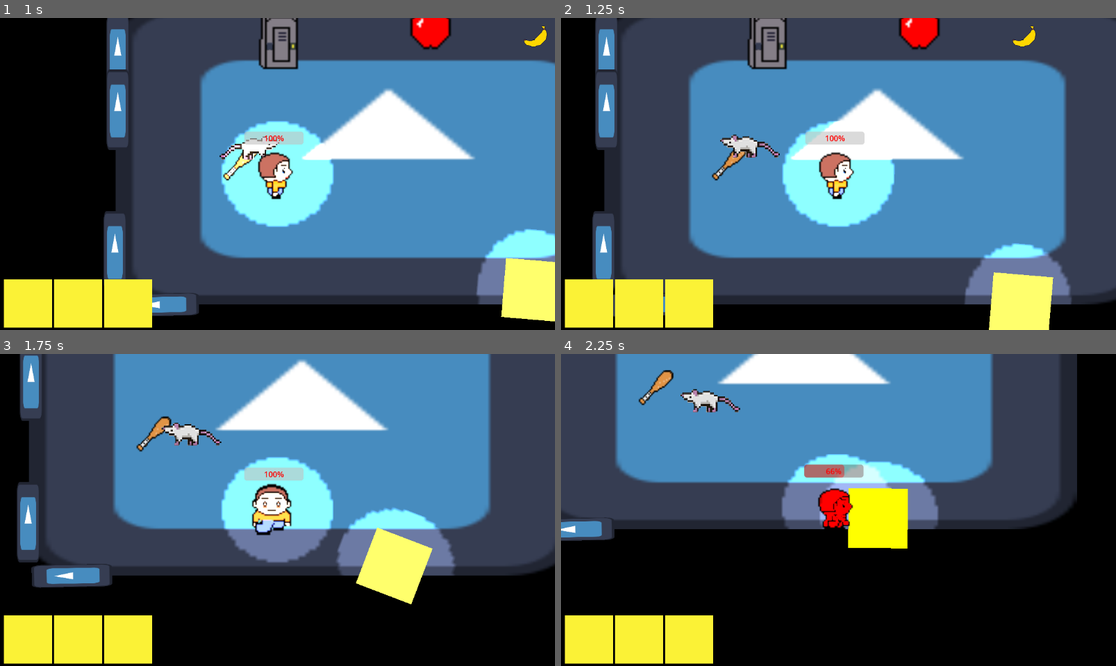
Above: before the commit, frames 1-4 (two rows, left to right).
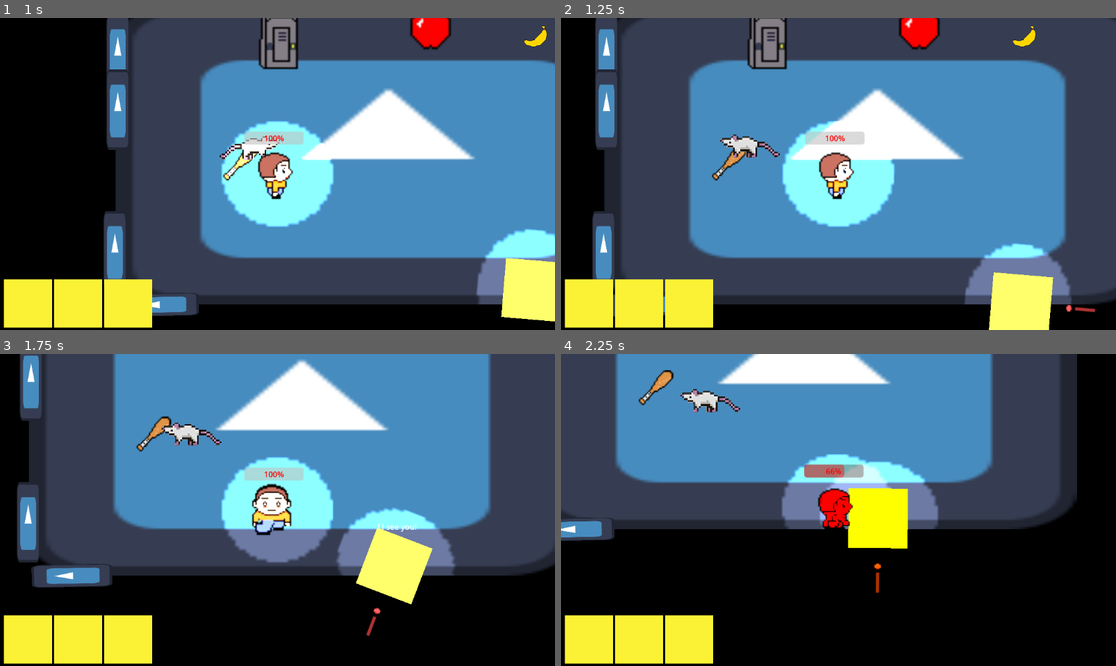
Above: after the commit, the same moments.

Repository: bryanmejiapalma/The-Matrix-Studio
Game: Godot game, scene res://game.tscn
The game is run twice, just before and just after one commit, with the same random seed, the same clock (stepped at 60 frames per second) and the same inputs. The engine's default icon, where the game draws it, is replaced by a stand-in: a white triangle on a blue panel in a dark square.
Inputs (mouse positions are in pixels of both pictures, inside the frame that each line leads up to):
- Up to frame 1 (1 s): move the mouse to (399, 158) at 0.52 s; hold D (ui_right) from 0.53 s (still down); hold Shift (boost) from 0.53 s (still down); click (399, 158) at 0.67 s
- Up to frame 2 (1.25 s): keep holding D (ui_right); keep holding Shift (boost)
- Up to frame 3 (1.75 s): move the mouse to (166, 525) at 1.27 s; release D (ui_right) at 1.28 s; release Shift (boost) at 1.28 s; hold S (ui_down) from 1.28 s (still down); tap E (interact) at 1.35 s
- Up to frame 4 (2.25 s): move the mouse to (894, 441) at 2.02 s; release S (ui_down) at 2.03 s; hold D (ui_right) from 2.03 s (still down); hold Shift (boost) from 2.03 s (still down)

Frame 1 is identical in both runs. In frame 2, less than 0.1% of the frame differs, in the area x 90-97%, y 91-95%; in frame 3, 0.1%, in the area x 65-75%, y 54-91%; in frame 4, less than 0.1%.

Commit message:
i see you in progress for enemy

Diff:
--- a/enemy.gd
+++ b/enemy.gd
@@ -1,5 +1,6 @@
 extends CharacterBody2D
 
+# 1. Variables and Constants
 const SPEED = 120.0
 const CHASE_SPEED = 200.0
 const STOP_DISTANCE = 128.0
@@ -10,16 +11,20 @@
 var wander_direction = Vector2.RIGHT
 var wander_timer = 0.0
 var is_stunned: bool = false
+var is_alert_active: bool = false
+
+@onready var alert_label = $Label
 
 func _ready():
-	# Finds the player by group (standard for Godot projects)
 	target_player = get_tree().get_first_node_in_group("player")
 
 	if has_node("Killzone"):
 		$Killzone.hit_player.connect(stun_enemy)
 
+	if alert_label:
+		alert_label.visible = false
+
 func _physics_process(delta: float) -> void:
-	# 1. If stunned, don't do anything
 	if is_stunned:
 		velocity = Vector2.ZERO
 		move_and_slide()
@@ -27,9 +32,8 @@
 
 	check_for_player()
 
-	# --- FIX: Added 'not target_player.is_hidden' ---
-	# This makes the enemy stop chasing if you are dead OR hiding in a locker
-	if target_player and not target_player.is_dead and not target_player.is_hidden:
+	# Check if player exists and isn't hiding
+	if target_player and "is_dead" in target_player and not target_player.is_dead and not target_player.is_hidden:
 		var target_pos = target_player.global_position
 		var direction = global_position.direction_to(target_pos)
 		var distance = global_position.distance_to(target_pos)
@@ -45,16 +49,19 @@
 					target_player.take_damage(DAMAGE_AMOUNT)
 					stun_enemy()
 	else:
-		# If player is hidden or out of range, go back to patrolling
 		patrol_behavior(delta)
 
 	move_and_slide()
+
+	# Update label position only (Rotation is now handled by 'Top Level' in Editor)
+	if alert_label and alert_label.visible:
+		alert_label.global_position = global_position + Vector2(-60, -80)
 
 func stun_enemy():
 	if is_stunned: return
 	is_stunned = true
 	modulate = Color.YELLOW
-	print("Enemy is stunned!")
+	if alert_label: alert_label.visible = false
 
 	await get_tree().create_timer(2.0).timeout
 
@@ -62,38 +69,37 @@
 	modulate = Color.WHITE
 
 func check_for_player():
-	# Improved finding method using the group we set up
 	var player = get_tree().get_first_node_in_group("player")
 	if player:
 		var dist = global_position.distance_to(player.global_position)
-		# --- FIX: The enemy only "detects" the player if they aren't hidden ---
 		if dist < DETECTION_RANGE and not player.is_hidden:
+			if target_player == null and not is_alert_active:
+				show_alert_popup()
 			target_player = player
 		else:
 			target_player = null
+			is_alert_active = false
+
+func show_alert_popup():
+	if not alert_label: return
+	is_alert_active = true
+	alert_label.text = "! I see you!"
+	alert_label.visible = true
+
+	# Pop animation
+	alert_label.scale = Vector2(0, 0)
+	var tween = create_tween()
+	tween.tween_property(alert_label, "scale", Vector2(1, 1), 0.1).set_trans(Tween.TRANS_BACK)
+
+	await get_tree().create_timer(1.5).timeout
+	alert_label.visible = false
 
 func patrol_behavior(delta):
 	wander_timer -= delta
 	if wander_timer <= 0:
 		wander_direction = Vector2(randf_range(-1, 1), randf_range(-1, 1)).normalized()
-		wander_timer = randf_range(1.5, 3.0) # Randomize patrol time for variety
+		wander_timer = randf_range(1.5, 3.0)
 
 	velocity = wander_direction * SPEED
-
-	# Smoothly point toward where it's walking
 	if velocity.length() > 0:
 		rotation = lerp_angle(rotation, velocity.angle(), 10 * delta)
-
-# Triggered when the player touches the enemy's physical hitbox Area2D
-func _on_hitbox_body_entered(body: Node2D) -> void:
-	# If body is the player and NOT hidden
-	if body.is_in_group("player") and not body.is_hidden:
-		target_player = body
-		if body.has_method("take_damage"):
-			body.take_damage(DAMAGE_AMOUNT)
-		stun_enemy()
-
-func _on_hitbox_body_exited(body: Node2D) -> void:
-	if body == target_player:
-		target_player = null
-		print("Enemy lost sight of player.")
--- a/enemy.tscn
+++ b/enemy.tscn
@@ -1,9 +1,10 @@
-[gd_scene load_steps=6 format=3 uid="uid://de4kmcsnttwa0"]
+[gd_scene load_steps=7 format=3 uid="uid://de4kmcsnttwa0"]
 
 [ext_resource type="Script" uid="uid://gekymrs647t6" path="res://enemy.gd" id="1_4gyqm"]
 [ext_resource type="Texture2D" uid="uid://yluuq3nrjxvf" path="res://Sprite-0001.png" id="2_4gyqm"]
 [ext_resource type="PackedScene" uid="uid://bhjm0wh2aj3d3" path="res://player_view.tscn" id="4_epg4t"]
 [ext_resource type="PackedScene" uid="uid://1x0jww8m2ku2" path="res://killzone.tscn" id="4_iifgy"]
+[ext_resource type="Texture2D" uid="uid://b76ab2iijn7dx" path="res://enemy exclamation.png" id="5_epg4t"]
 
 [sub_resource type="RectangleShape2D" id="RectangleShape2D_qi2p4"]
 size = Vector2(99.715454, 95.967766)
@@ -42,5 +43,17 @@
 position = Vector2(18.000011, -15.499996)
 scale = Vector2(7.7500005, 6.96875)
 
+[node name="AlertIcon" type="Sprite2D" parent="."]
+position = Vector2(21, -151)
+scale = Vector2(1.65625, 2.3125)
+texture = ExtResource("5_epg4t")
+
+[node name="Label" type="Label" parent="."]
+visible = false
+top_level = true
+offset_right = 81.0
+offset_bottom = 23.0
+text = "! I see you!"
+
 [connection signal="child_entered_tree" from="CollisionShape2D" to="." method="_on_collision_shape_2d_child_entered_tree"]
 [connection signal="child_exiting_tree" from="CollisionShape2D" to="." method="_on_collision_shape_2d_child_exiting_tree"]
Binary file added: enemy exclamation.png
Not shown, added: enemy exclamation.png.import
